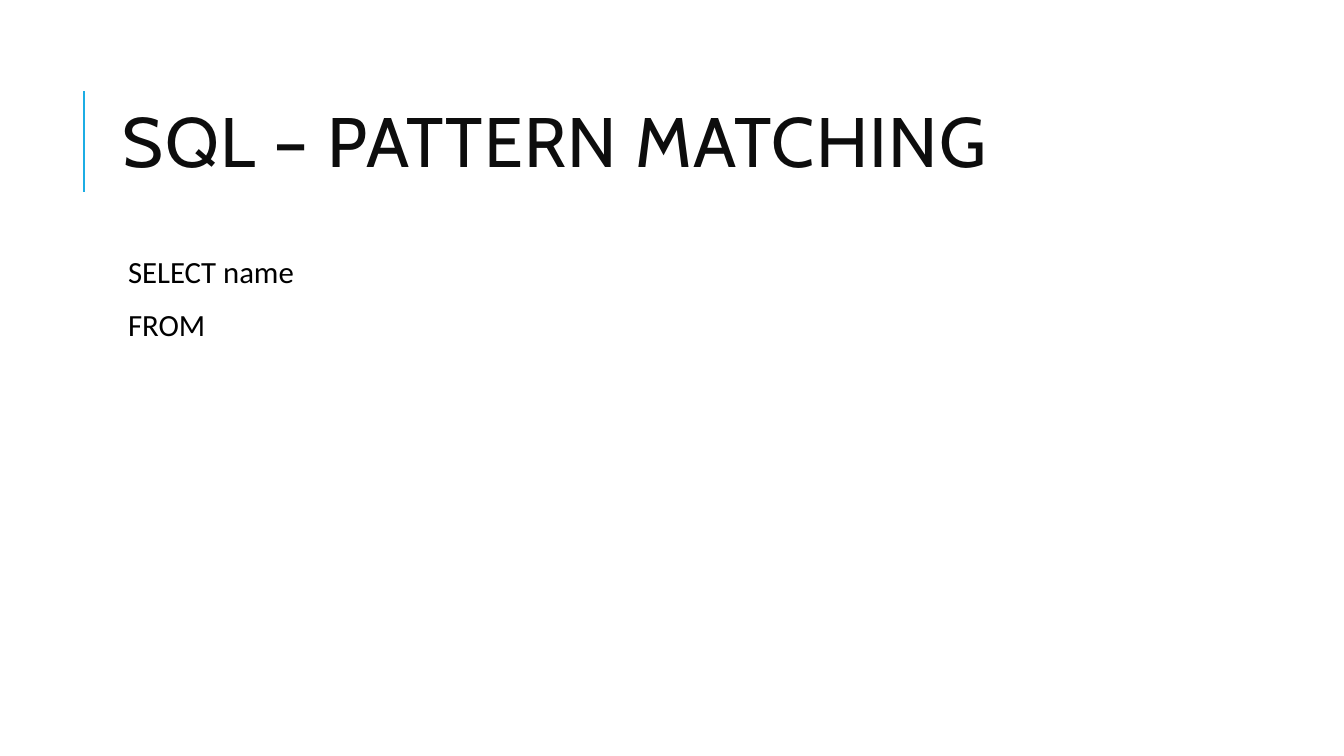
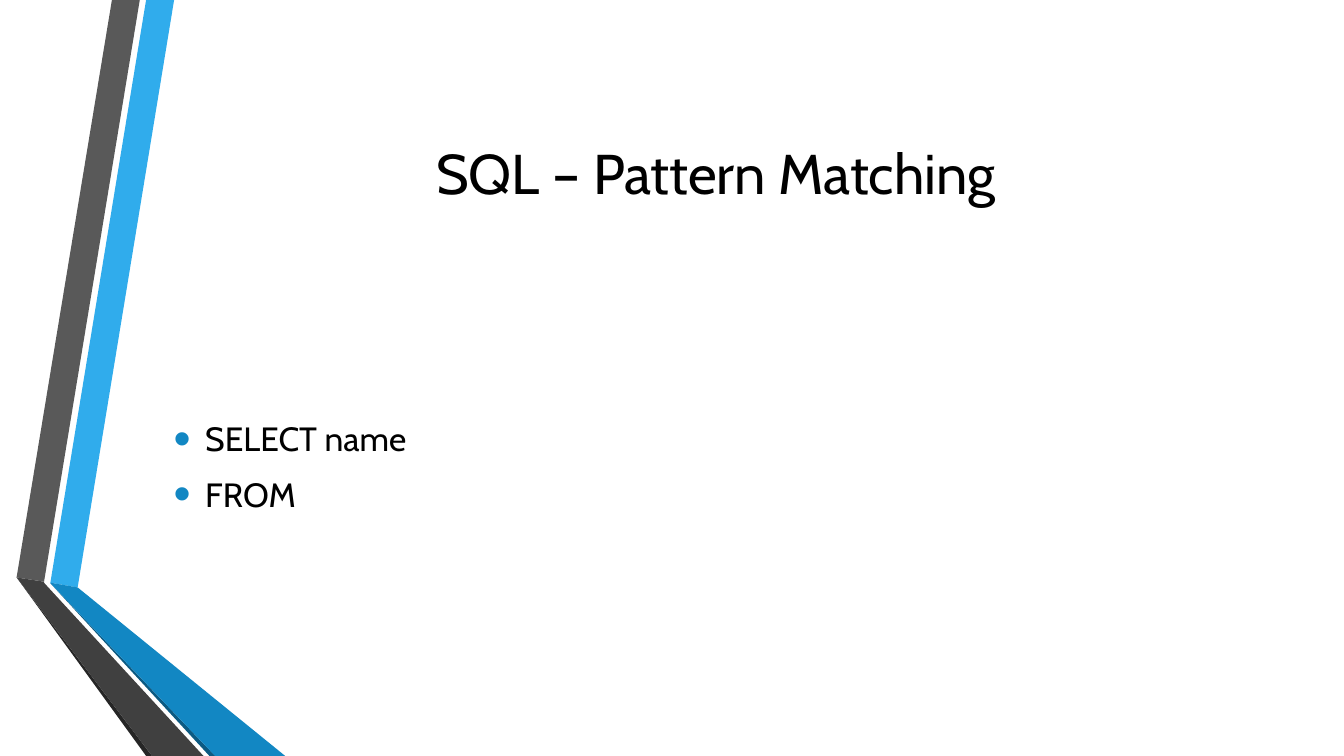
Before and after one commit to TomG007/gis5577, a slide deck: slide 16 of SQL.pptx. Drawn at 1344x756 pixels with LibreOffice and Linux fonts; fonts in the diff are those of the drawing; background and template pictures are left out. Boxes give left, top, right and bottom in pixels: in the first picture for what was removed or moved away, otherwise in the second. Text is boxed around its words. In the diff, an @@ line names an element or a change of style, - is before the commit and + after.

```diff
--- a/SQL.pptx
+++ b/SQL.pptx
@@ line removed from (84, 192) to (84, 91) @@
@@ title at [436, 152, 996, 207]: text changed; size 50 to 40 pt; text colour #0D0D0D to #000000 @@
-SQL – PATTERN MATCHING
+SQL – Pattern Matching
@@ text "SELECT name": place and size @@
-text "SELECT name" at [128, 263, 294, 337]
+text "SELECT name" at [205, 427, 407, 508]
@@ text "SELECT name" at [205, 427, 407, 508]: size 22 to 24 pt, font Calibri to Cabin; bullet   to •; line spacing 0.9 to 1; less space between paragraphs; bullet colour #1CADE4 to #1287C3; vertical alignment top to middle @@
@@ group added at [16, 0, 285, 756]: 6 freeform shapes @@
```
Also in this commit, not shown: 17 other slides changed, 3 other files.
